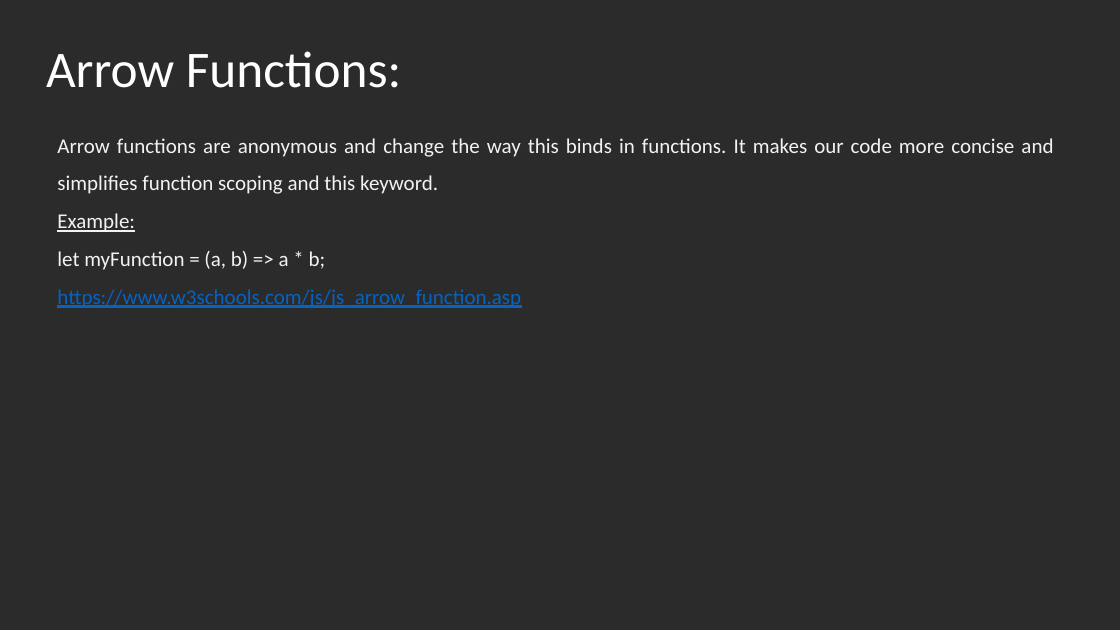
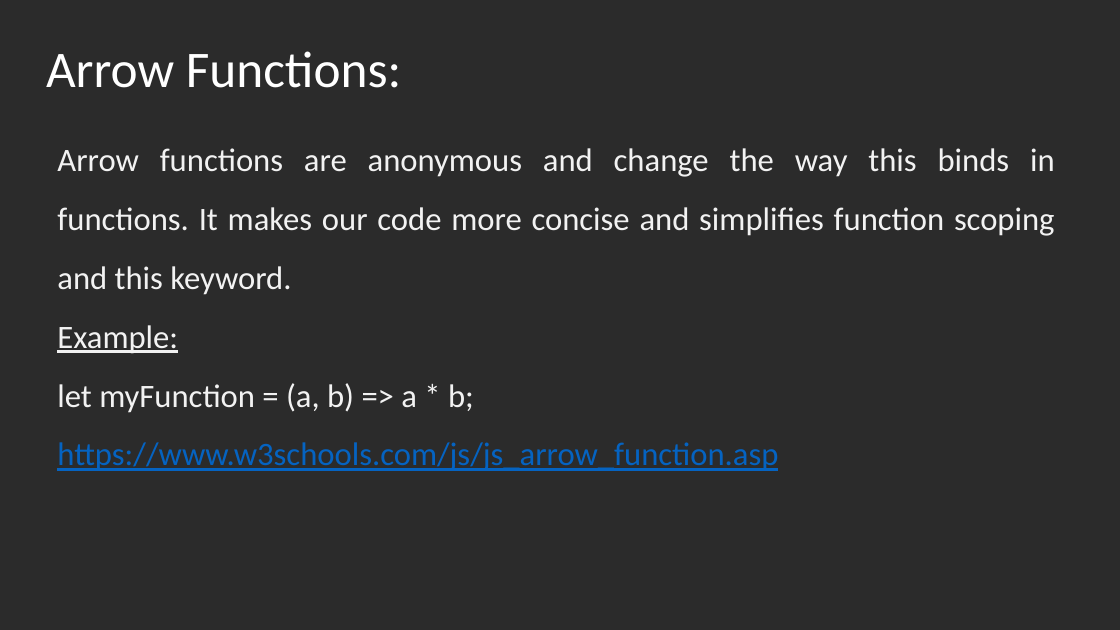
Before and after one commit to srinivasVelamala/HTML5AdvJSReact, a slide deck: slide 12 of AdvanceJSandTS/AdvJSandTS.pptx. Drawn at 1120x630 pixels with LibreOffice and Linux fonts; fonts in the diff are those of the drawing; background and template pictures are left out; a plain dark background stands for a picture behind light text. Boxes give left, top, right and bottom in pixels: in the first picture for what was removed or moved away, otherwise in the second. Text is boxed around its words. In the diff, an @@ line names an element or a change of style, - is before the commit and + after.

```diff
--- a/AdvanceJSandTS/AdvJSandTS.pptx
+++ b/AdvanceJSandTS/AdvJSandTS.pptx
@@ text "Arrow functions are anonymous and ..." at bbox=[57, 148, 1055, 471]: size 18 to 28 pt @@
```
Also in this commit, not shown: 2 other slides changed, 2 slides added, 6 other files.
